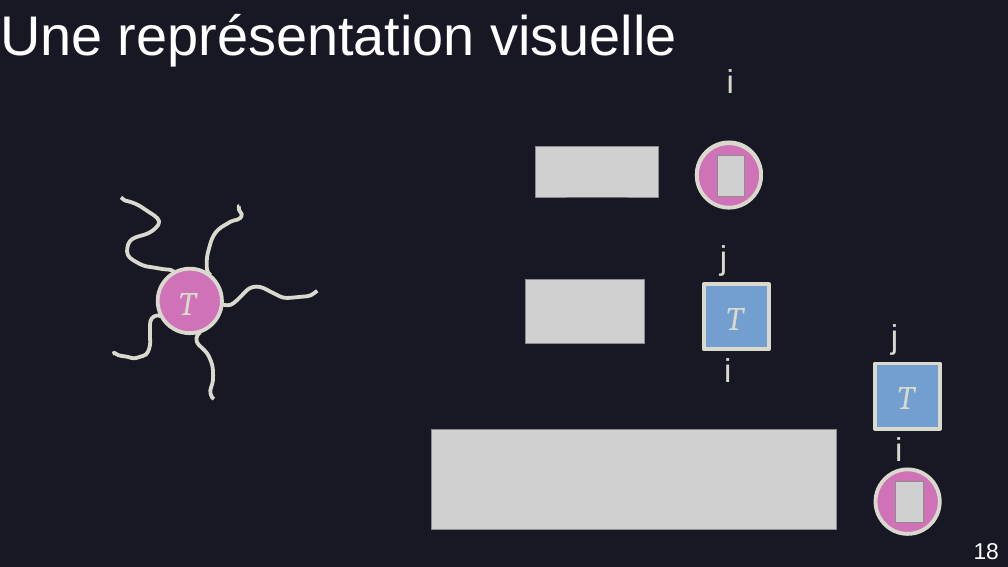
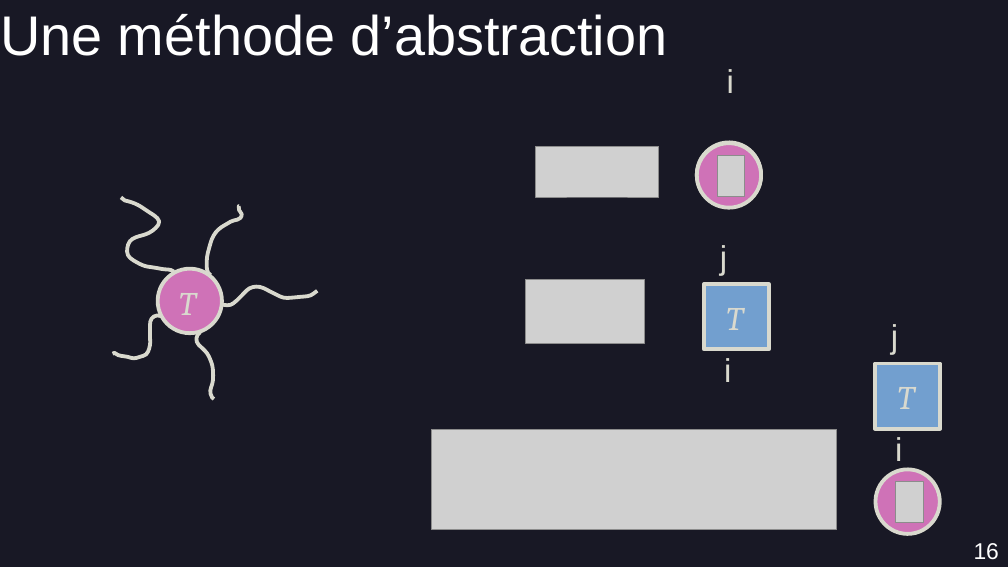
Before and after one commit to AmdaU/presentations, a slide deck: slide 16 of Seminaire/Seminaire.odp (slide 18 before the commit). Drawn at 1008x567 pixels with LibreOffice and Linux fonts; fonts in the diff are those of the drawing; grey boxes stand for pictures; background and template pictures are left out. Boxes give left, top, right and bottom in pixels: in the first picture for what was removed or moved away, otherwise in the second. Text is boxed around its words. In the diff, an @@ line names an element or a change of style, - is before the commit and + after.

```diff
--- a/Seminaire/Seminaire.odp
+++ b/Seminaire/Seminaire.odp
@@ title at (0, 14, 668, 56): text changed @@
-Une représentation visuelle
+Une méthode d’abstraction
@@ page number at (974, 543, 999, 560): text changed @@
-18
+16
```
Also in this commit, not shown: 5 other slides changed, 3 slides added, 5 slides removed, 15 other files.
